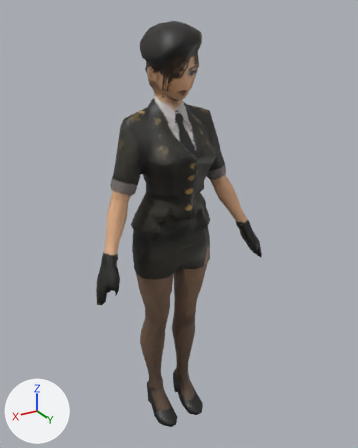
Before and after pictures for a commit that changed the glTF model game/player/vesper.glb.
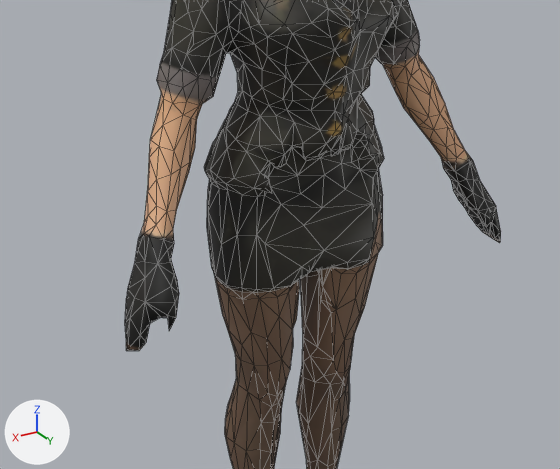
Each version is shown whole from a 50 mm camera at (0.961, 1.656, 1.798) aimed at (-0.038, -0.008, 0.966), then close up on the part from 12% to 80% of the width and 34% to 80% of the height. The axes (+X, +Y, +Z) are drawn at lower left. The lights are the same throughout. The first two pictures are the older version. The close-ups show mesh edges as thin lines. Vertices at exactly the same position are counted once.

The first close-up shows 'VESPER_low'.
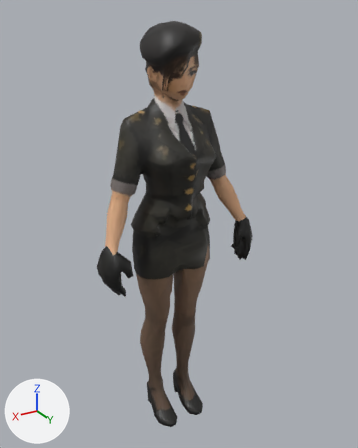
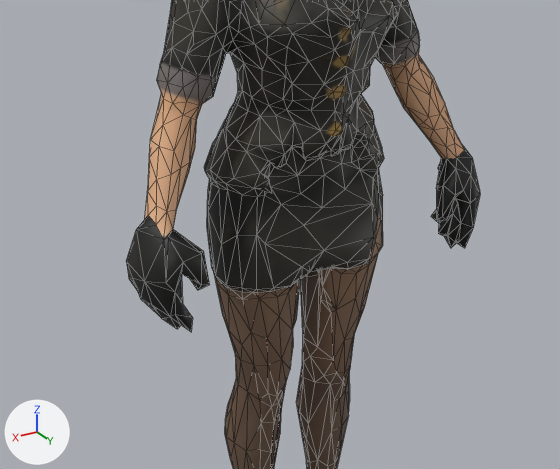
What differs and where, as boxes (x1, y1, x2, y2) in the close-ups (560 x 469 px; the box of a moved part takes in the faces that stretch with it):
'VESPER_low', reshaped: before (125, 0, 501, 469); after (126, 0, 480, 469)
part 1 of me_mesh_0_001, moved or reshaped: before (125, 150, 501, 350); after (126, 145, 480, 332)

Diff of the bpy script that builds the scene:
```diff
--- a/game/player/vesper.glb.py
+++ b/game/player/vesper.glb.py
@@ me_mesh_0_001 @@
 # used by ob_vesper_low; location = (0.0, 0.0, 0.0)
-me_mesh_0_001.from_pydata(...)  # 1492 vertices, 2980 faces; spans x -0.4..0.4, y -0.15..0.17, z 0.0..1.77
+me_mesh_0_001.from_pydata(...)  # 1469 vertices, 2934 faces; spans x -0.36..0.36, y -0.15..0.17, z 0.0..1.77
+# me_mesh_0_001 part 1
+# 113 vertices are removed from x -0.4..0.4, y 0.04..0.16, z 0.77..0.96
+# 245 faces are deleted
+# 2 vertices move from x 0.31..0.33, y 0.06..0.11, z 0.9..0.92 to x 0.3..0.36, y 0.1, z 0.88..0.89
+# 90 vertices are added at x -0.36..0.36, y 0.01..0.14, z 0.77..0.96
+# 199 new faces join them
 me_mesh_0_001.materials.append(mat_vesper)
```
